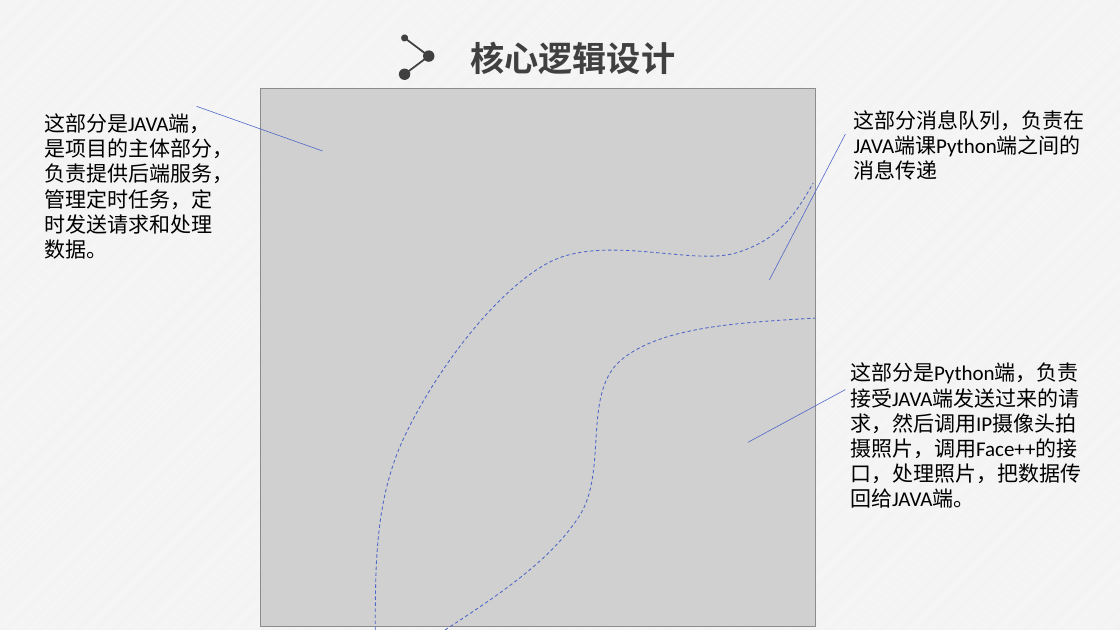
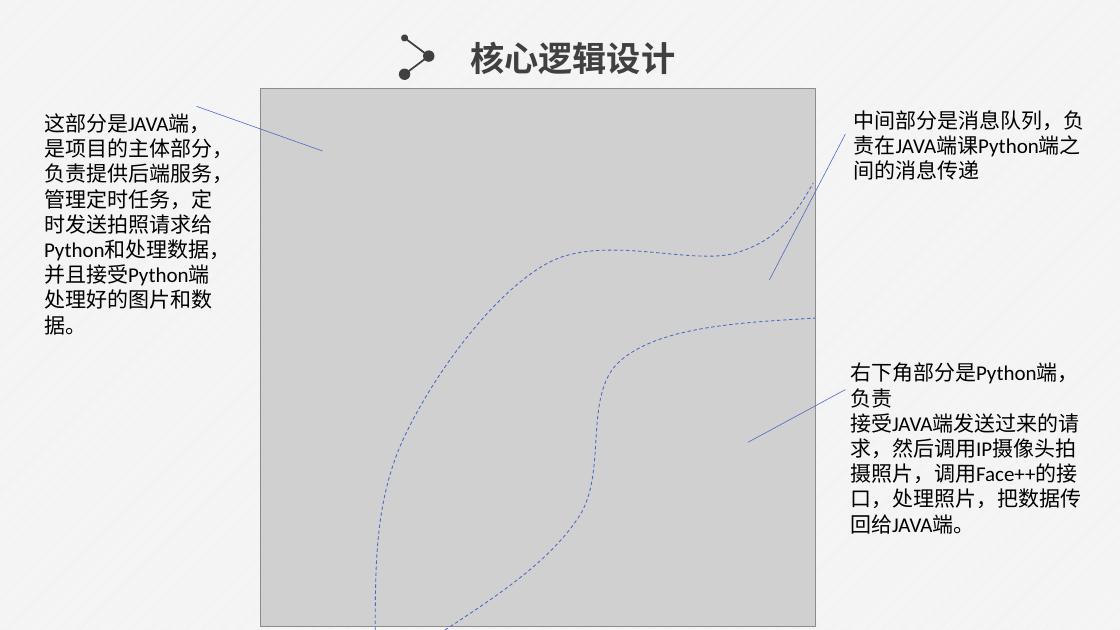
Before and after one commit to atriw/SE230-Summer, a slide deck: slide 7 of Final/res/第三组_课堂威视_项目自述.pptx. Drawn at 1120x630 pixels with LibreOffice and Linux fonts; fonts in the diff are those of the drawing; grey boxes stand for pictures. Boxes give left, top, right and bottom in pixels: in the first picture for what was removed or moved away, otherwise in the second. Text is boxed around its words. In the diff, an @@ line names an element or a change of style, - is before the commit and + after.

```diff
--- a/Final/res/第三组_课堂威视_项目自述.pptx
+++ b/Final/res/第三组_课堂威视_项目自述.pptx
@@ text at (x1=44, y1=110, x2=233, y2=335): text changed @@
-这部分是JAVA端，是项目的主体部分，负责提供后端服务，管理定时任务，定时发送请求和处理数据。
+这部分是JAVA端，是项目的主体部分，负责提供后端服务，管理定时任务，定时发送拍照请求给Python和处理数据，并且接受Python端处理好的图片和数据。
@@ text at (x1=854, y1=110, x2=1085, y2=157): text changed @@
-这部分消息队列，负责在JAVA端课Python端之间的消息传递
+中间部分是消息队列，负责在JAVA端课Python端之间的消息传递
@@ text at (x1=850, y1=362, x2=1079, y2=408): text changed @@
-这部分是Python端，负责
+右下角部分是Python端，负责
```
Also in this commit, not shown: 3 other slides changed.
